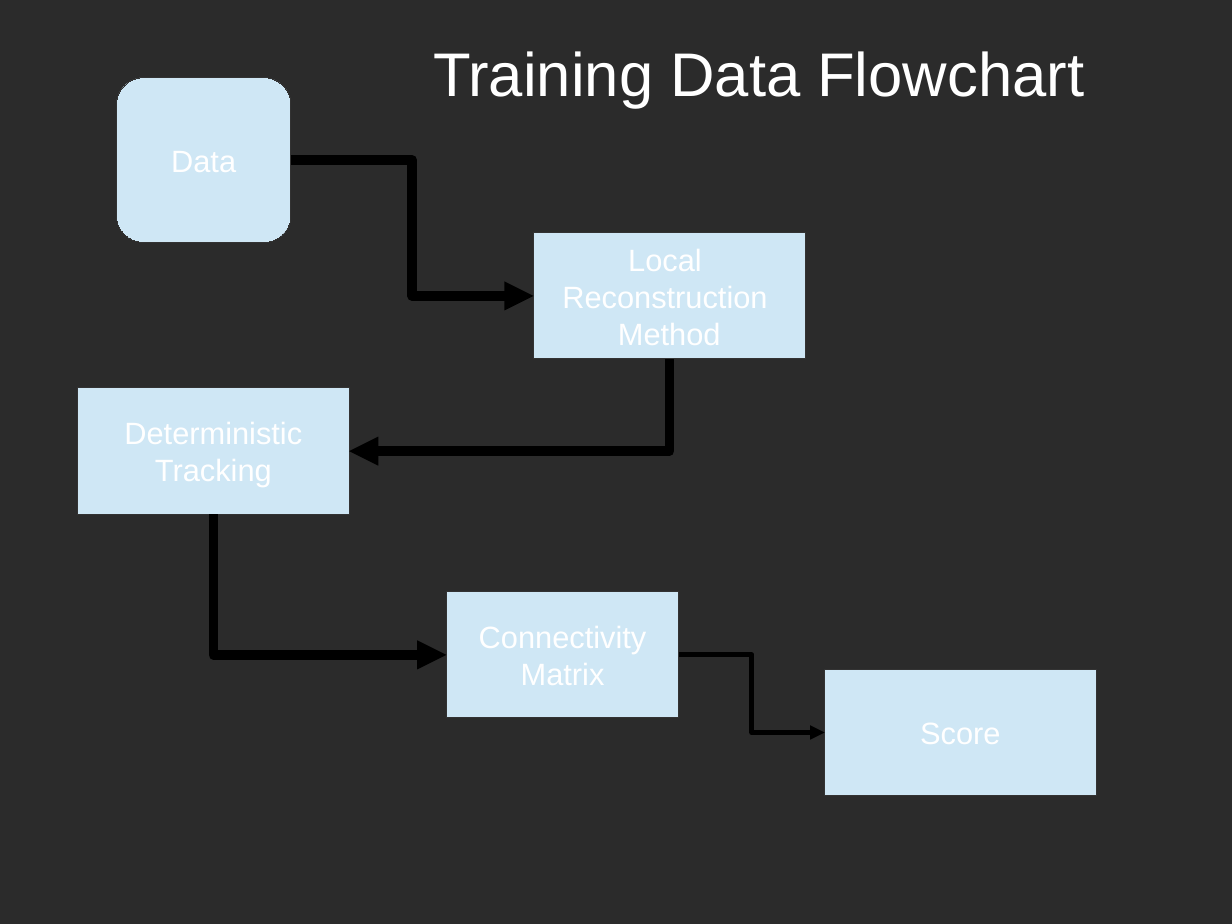
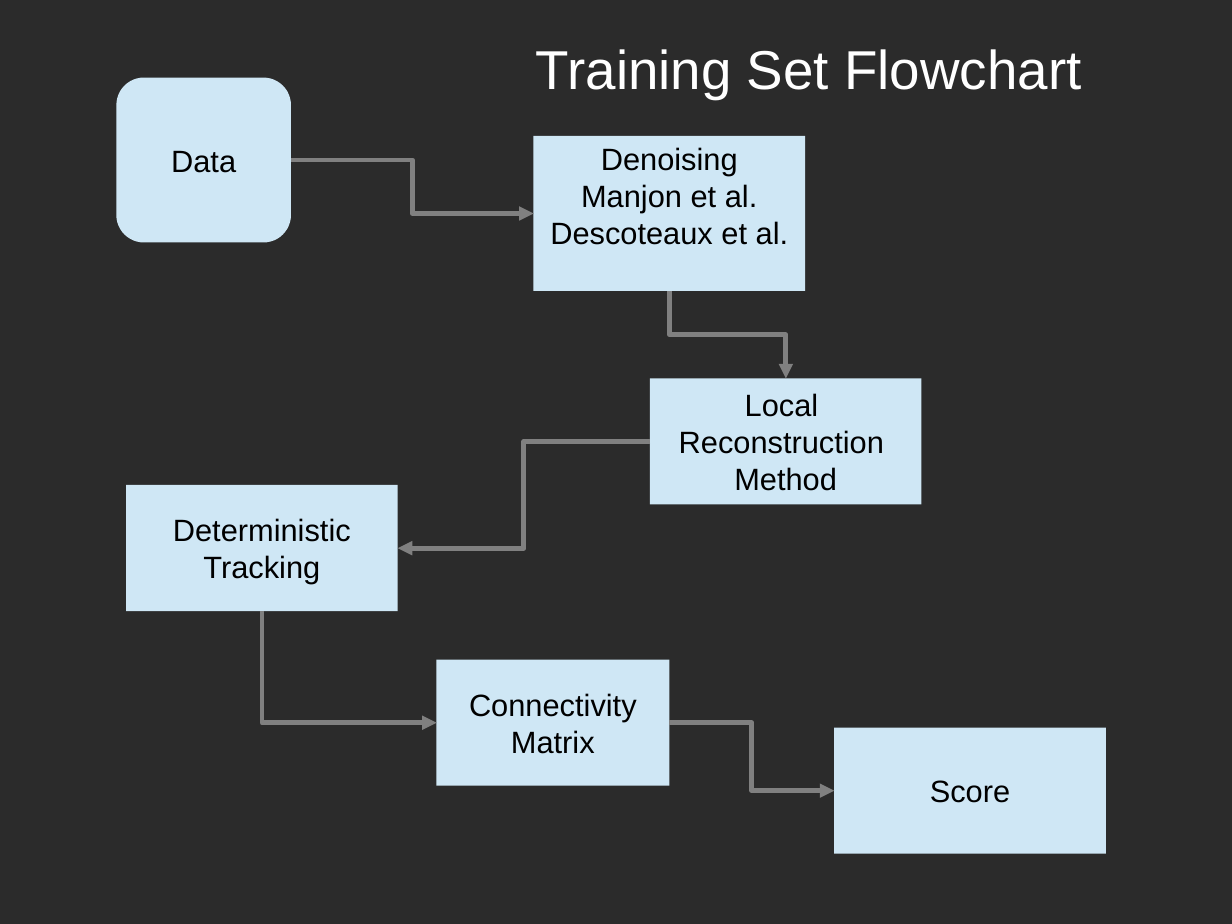
Before and after one commit to Garyfallidis/isbi2013, a slide deck: slide 2 of abstracts/Elef_Presentation.odp. Drawn at 1232x924 pixels with LibreOffice and Linux fonts; fonts in the diff are those of the drawing; background and template pictures are left out; a plain dark background stands for a picture behind light text. Boxes give left, top, right and bottom in pixels: in the first picture for what was removed or moved away, otherwise in the second. Text is boxed around its words. In the diff, an @@ line names an element or a change of style, - is before the commit and + after.

```diff
--- a/abstracts/Elef_Presentation.odp
+++ b/abstracts/Elef_Presentation.odp
@@ text at (x1=536, y1=49, x2=1081, y2=99): text changed; size 36 to 32 pt @@
-Training Data Flowchart
+Training Set Flowchart
@@ rectangle added at (x1=533, y1=136, x2=804, y2=291), fill #CFE7F5, 18 pt, text #000000 @@
+Denoising
+Manjon et al.
+Descoteaux et al.
@@ elbow arrow moved from (291, 160) - (533, 296) to (291, 160) - (533, 213) @@
@@ elbow arrow (291, 160) - (533, 213): stroke #000000 5.67 pt to #808080 2.83 pt @@
@@ elbow arrow added from (669, 291) to (786, 378), #808080 2.83 pt @@
@@ text colour #FFFFFF to #000000; outline #333333 0 pt to none in 5 elements at (x1=116, y1=78, x2=291, y2=243), (x1=834, y1=728, x2=1105, y2=854), (x1=436, y1=659, x2=669, y2=785), (x1=126, y1=485, x2=397, y2=611), (x1=650, y1=378, x2=922, y2=504) @@
@@ rectangle "Local" moved from (x1=533, y1=233, x2=804, y2=359) to (x1=650, y1=378, x2=922, y2=504) @@
@@ elbow arrow moved from (669, 359) - (349, 451) to (650, 441) - (398, 548) @@
@@ elbow arrow (650, 441) - (398, 548): stroke #000000 5.67 pt to #808080 2.83 pt @@
@@ rectangle "Deterministic" moved from (x1=78, y1=388, x2=349, y2=514) to (x1=126, y1=485, x2=397, y2=611) @@
@@ elbow arrow moved from (213, 514) - (446, 655) to (262, 611) - (436, 723) @@
@@ elbow arrow (262, 611) - (436, 723): stroke #000000 5.67 pt to #808080 2.83 pt @@
@@ rectangle "Connectivity" moved from (x1=446, y1=591, x2=679, y2=717) to (x1=436, y1=659, x2=669, y2=785) @@
@@ elbow arrow moved from (679, 654) - (824, 733) to (669, 723) - (834, 791) @@
@@ elbow arrow (669, 723) - (834, 791): stroke #000000 2.83 pt to #808080 2.83 pt @@
@@ rectangle "Score" moved from (x1=824, y1=669, x2=1095, y2=795) to (x1=834, y1=728, x2=1105, y2=854) @@
```
Also in this commit, not shown: 5 other slides changed, 1 slide added, 1 slide removed, 1 other file.
